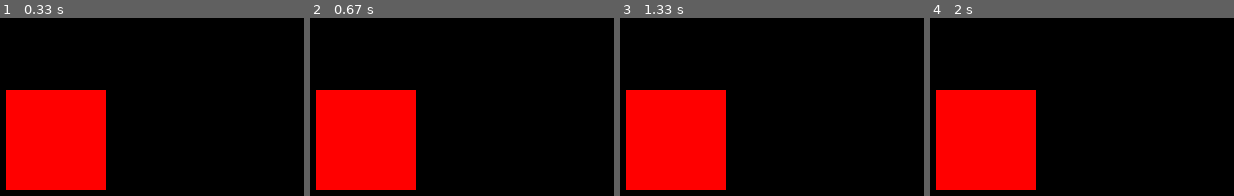
Above: before the commit, frames 1-4 (left to right).
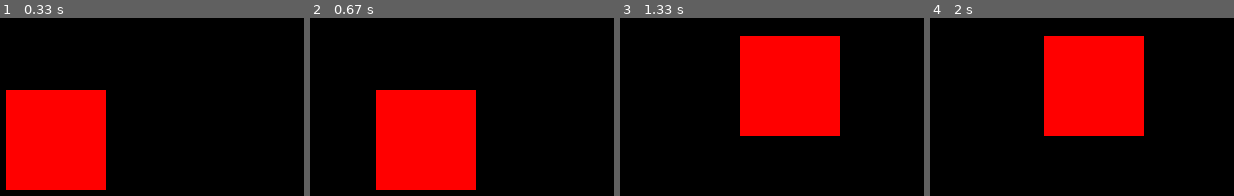
Above: after the commit, the same moments.

Repository: antonioam82/ejercicios-python
Game: pygame game, started from pygame_test.py
Same seed, same stepped clock (60 frames per second), same inputs: the game is played once before the commit and once after it.
Inputs:
- Up to frame 1 (0.33 s): no input
- Up to frame 2 (0.67 s): hold Right from 0.33 s (still down)
- Up to frame 3 (1.33 s): release Right at 0.8 s; hold Up 0.83-1.13 s; hold Right from 1.17 s (still down)
- Up to frame 4 (2 s): release Right at 1.63 s; hold Left from 1.67 s (still down)

Frame 1 is identical in both runs. In frame 2, 22% of the frame differs, in the area x 1-55%, y 40-97%; in frame 3, 37%, in the area x 1-73%, y 10-97%; in frame 4, 37%.

Commit message:
Update pygame_test.py

Diff:
--- a/pygame_test.py
+++ b/pygame_test.py
@@ -5,14 +5,29 @@
 
 screen = pygame.display.set_mode((600,500))
 color = (255,0,0)
+x = 100
+y = 100
 done = False
+clock = pygame.time.Clock()
 
 while not done:
     for event in pygame.event.get():
         if event.type == pygame.QUIT:
             done = True
-    pygame.draw.rect(screen,color,pygame.Rect(100,100,100,100))
+    keyPressed = pygame.key.get_pressed()
+    screen.fill((0,0,0))
+    if keyPressed[pygame.K_UP]:
+        y-=3;
+    if keyPressed[pygame.K_DOWN]:
+        y+=3;
+    if keyPressed[pygame.K_LEFT]:
+        x-=3;
+    if keyPressed[pygame.K_RIGHT]:
+        x+=3;
+
+    pygame.draw.rect(screen,color,pygame.Rect(x,y,100,100))
     pygame.display.update()
+    clock.tick(60)
 
 pygame.quit()  # quits pygame
 sys.exit()
